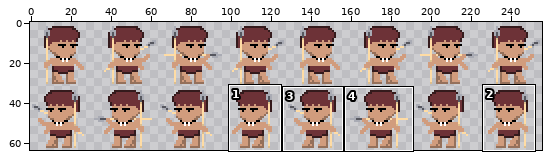
Two versions of one sprite sheet, bin/enemy/move.png. Above, an overview of the earlier version with the close-up marked.
Close-up. The starting point:
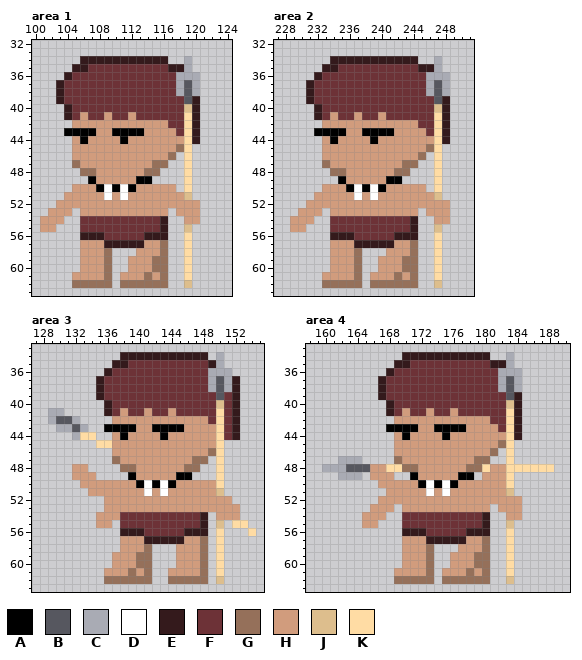
The file is 256x64 pixels. Shown: area 1: x 100..124, y 32..63; area 2: x 227..251, y 32..63; area 3: x 127..155, y 33..63; area 4: x 158..190, y 33..63. The commit also changed other parts of the picture, which this record leaves out.
Palette (. is transparent): A #000000  B #56575f  C #a9abb4  D #ffffff  E #341a1c  F #6d3237  G #95705a  H #d19c7d  J #ddbe8d  K #ffdca4
Pixels before, area 1, first column x 101:
34 .....EEEEEEEEEEE..C.
35 ....EEFFFFFFFFFFEEC.
36 ...EFFFFFFFFFFFFFCCC
37 ..EFFFFFFFFFFFFFFCBC
38 ..EFFFFFFFFFFFFFFCBC
39 ..EFFFFFFFFFFFFFFFBE
40 ...EFFFFFFFFFFFFFFJE
41 ...EFHFFHFFHFFFFFFKE
42 ....HHHHHHHHHHHHFFKE
43 ...AAAAHHAAAAHHHHFKE
44 ....HAHHHHAHHHHHHHKE
45 ....HHHHHHHHHHHHHGK.
46 ....HHHHHHHHHHHHG.K.
47 ....GHHHHHHHHHGG..K.
48 .....GGHHHHHHGG...K.
49 ......AHHHHHAA....K.
50 ....HHHADADAHHHHH.K.
51 ...HHHHHDHDHHHHHHHJ.
52 ..HHHHHHHHHHHHHHHHHH
53 .HHH.HHHHHHHHHHH.HHH
54 HHH..FFFFFFFFFFE..HH
55 HH...FFFFFFFFFFE..J.
56 .....EEEFFFFFEEE..K.
57 .....HHHEEEEEHHG..K.
58 .....HHHG...HHHG..K.
59 .....HHHG..HHHGG..K.
60 .....HHHG..HHHGG..K.
61 ....HHHHG.HHHGHG..K.
62 ....GGGGG.GGGGGG..J.
Pixels before, area 2, first column x 229:
34 .....EEEEEEEEEEE..C.
35 ....EEFFFFFFFFFFEEC.
36 ...EFFFFFFFFFFFFFCCC
37 ..EFFFFFFFFFFFFFFCBC
38 ..EFFFFFFFFFFFFFFCBC
39 ..EFFFFFFFFFFFFFFFBE
40 ...EFFFFFFFFFFFFFFJE
41 ...EFHFFHFFHFFFFFFKE
42 ....HHHHHHHHHHHHFFKE
43 ...AAAAHHAAAAHHHHFKE
44 ....HAHHHHAHHHHHHHKE
45 ....HHHHHHHHHHHHHGK.
46 ....HHHHHHHHHHHHG.K.
47 ....GHHHHHHHHHGG..K.
48 .....GGHHHHHHGG...K.
49 ......AHHHHHAA....K.
50 ....HHHADADAHHHHH.K.
51 ...HHHHHDHDHHHHHHHJ.
52 ..HHHHHHHHHHHHHHHHHH
53 .HHH.HHHHHHHHHHH.HHH
54 HHH..FFFFFFFFFFE..HH
55 HH...FFFFFFFFFFE..J.
56 .....EEEFFFFFEEE..K.
57 .....HHHEEEEEHHG..K.
58 .....HHHG...HHHG..K.
59 .....HHHG..HHHGG..K.
60 .....HHHG..HHHGG..K.
61 ....HHHHG.HHHGHG..K.
62 ....GGGGG.GGGGGG..J.
Pixels before, area 3, first column x 129:
34 .........EEEEEEEEEEE.C....
35 ........EEFFFFFFFFFFEC....
36 .......EFFFFFFFFFFFFCCC...
37 ......EFFFFFFFFFFFFFCBCE..
38 ......EFFFFFFFFFFFFFCBCE..
39 ......EFFFFFFFFFFFFFFBFE..
40 .......EFFFFFFFFFFFFFJFE..
41 CC.....EFHFFHFFHFFFFFKFE..
42 CBBC....HHHHHHHHHHHHFKFE..
43 .CCBC..AAAAHHAAAAHHHHKFE..
44 ...CKK..HAHHHHAHHHHHHKFE..
45 ......KKHHHHHHHHHHHHHK....
46 ........HHHHHHHHHHHHGK....
47 ........GHHHHHHHHHGG.K....
48 ...HH....GGHHHHHHGG..K....
49 ...HHH....AHHHHHAA...K....
50 ....HHHHHHHADADAHHHHHK....
51 .....HHHHHHHDHDHHHHHHJ....
52 .......HHHHHHHHHHHHHHHH...
53 .......HHHHHHHHHHHHHHHHH..
54 ......HHHFFFFFFFFFFE.HHH..
55 ......HH.FFFFFFFFFFE.J.KK.
56 .........EEEFFFFFEEE.K...K
57 .........HHHEEEEEHHG.K....
58 .........HHHG...HHHG.K....
59 ........HHHGG...HHHG.K....
60 ........HHHGG...HHHG.K....
61 .......HHHGHG..HHHHG.K....
62 .......GGGGGG..GGGGG.J....
Pixels before, area 4, first column x 160:
34 ..........EEEEEEEEEEE..C.....
35 .........EEFFFFFFFFFFEEC.....
36 ........EFFFFFFFFFFFFFCCC....
37 .......EFFFFFFFFFFFFFFCBC....
38 .......EFFFFFFFFFFFFFFCBC....
39 .......EFFFFFFFFFFFFFFFBE....
40 ........EFFFFFFFFFFFFFFJE....
41 ........EFHFFHFFHFFFFFFKE....
42 .........HHHHHHHHHHHHFFKE....
43 ........AAAAHHAAAAHHHHFKE....
44 .........HAHHHHAHHHHHHHKE....
45 .........HHHHHHHHHHHHHGK.....
46 .........HHHHHHHHHHHHG.K.....
47 ..CCC....GHHHHHHHHHGG..K.....
48 CCCBBBHHKKGGHHHHHHGGKHHKKKKKK
49 ..CCC.HHH..AHHHHHAA.HHHK.....
50 .......HHHHHADADAHHHHHHK.....
51 ........HHHHHDHDHHHHHHHJ.....
52 .......HHHHHHHHHHHHHHHHHH....
53 ......HHH.HHHHHHHHHHH.HHH....
54 .....HHH..FFFFFFFFFFE..HH....
55 .....HH...FFFFFFFFFFE..J.....
56 ..........EEEFFFFFEEE..K.....
57 ..........HHHEEEEEHHG..K.....
58 ..........HHHG...HHHG..K.....
59 ..........HHHG..HHHGG..K.....
60 ..........HHHG..HHHGG..K.....
61 .........HHHHG.HHHGHG..K.....
62 .........GGGGG.GGGGGG..J.....
The result:
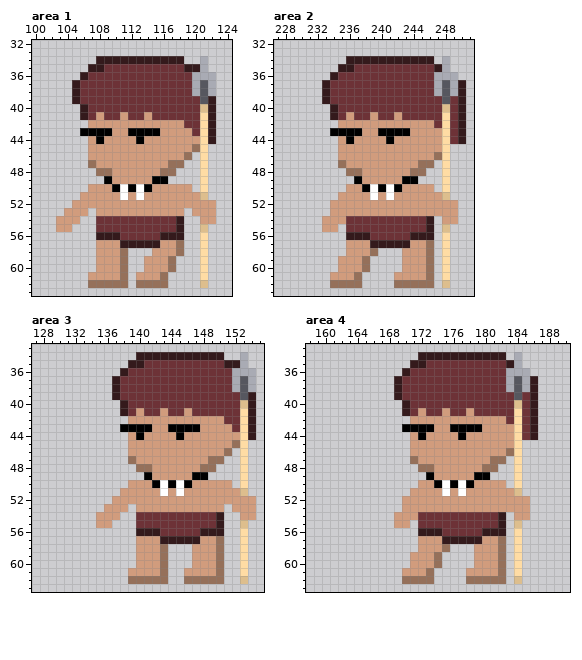
What changed:
Changed rows in their new state; - is an unchanged pixel.
Area 1:
first column x 101:
34 -----..---------EE.-C-
35 ----..EE--------FFEEC-
36 ---..E-----------FF-CC
37 --..E------------FF-BC
38 --..E------------FF-BC
39 --..E-------------FFBE
40 ---..E------------FFJE
41 ---..E-HF-HF-H----FFKE
42 ----..----------HHFFKE
43 ---..--AAHH--AA--HHFKE
44 ----..-A--H-A-----HHKE
45 ----..-----------HHGK-
46 ----..----------HHG-K-
47 ----..G-------HHGG.-K-
48 -----..GG----HHGG-.-K-
49 ------..A---HHAA--.-K-
50 ----..-HH---DA---HH-K-
51 ---..---H---D-----HHJ-
52 --..----------------HH
53 -..-H-.---------H-.-HH
54 ..-HH..--------FFE..HH
55 ..HH-..--------FFE.-J-
56 -----..-EE---FF-EE.-K-
57 -----..-HH---EEHHG.-K-
58 -----..-HHG-..-HHG.-K-
59 -----..-HHG..-HHG-.-K-
60 -----..-HHG..-HHG-.-K-
61 ----..--HHG.-H----.-K-
62 ----..---G-.------.-J-
Area 2:
first column x 229:
34 -----..---------EE.C--
35 ----..EE--------FFEC--
36 ---..E-----------F--C-
37 --..E------------FCBCE
38 --..E------------FCBCE
39 --..E-------------FBFE
40 ---..E------------FJFE
41 ---..E-HF-HF-H----FKFE
42 ----..----------HHFKFE
43 ---..--AAHH--AA--HHKFE
44 ----..-A--H-A-----HKFE
45 ----..-----------HHK--
46 ----..----------HHGK--
47 ----..G-------HHGG.K--
48 -----..GG----HHGG-.K--
49 ------..A---HHAA--.K--
50 ----...HH---DA---H.K--
51 ---...--H---D-----HJ--
52 --...---------------H-
53 -...------------H---H-
54 ...-HHH--------FFE.-H-
55 ..--HH.--------FFE.J--
56 -----..-EE---FF-EE.K--
57 -----..-HH---EEHHG.K--
58 -----..-HHG-..-HHG.K--
59 -----.--HG-...HHHG.K--
60 -----.--HG-...HHHG.K--
61 ----.-----...H-HHG.K--
62 ----.-----...---GG.J--
Area 3:
first column x 129:
34 ---------..---------EE--C-
35 --------..EE--------FFEEC-
36 -------..E----------FFFCCC
37 ------..E-----------FFFCBC
38 ------..E-----------FFFCBC
39 ------..E------------F-FBE
40 -------..E-----------F-FJE
41 ..-----..E-HF-HF-H---F-FKE
42 ....----..----------HH-FKE
43 -....--..--AAHH--AA--HHFKE
44 ---...--..-A--H-A----HHHKE
45 ------....-----------HHGK-
46 --------..----------HHG-K-
47 --------..G-------HHGG--K-
48 ---..----..GG----HHGG.--K-
49 ---...----..A---HHAA-.--K-
50 ----......-HH---DA---HH-K-
51 -----....---H---D----HHHJ-
52 -------.---------------HHH
53 ----------.-----------.-HH
54 ---------..--------FFE..HH
55 ---------..--------FFE-.J-
56 ---------..-EE---FF-EE--K.
57 ---------..-HH---EEHHG--K-
58 ---------..-HHG-..-HHG--K-
59 --------...HHHG-..-HHG--K-
60 --------...HHHG-..-HHG--K-
61 -------...H-HHG..--HHG--K-
62 -------...---GG..---GG--J-
Area 4:
first column x 160:
34 ----------..---------EE.C----
35 ---------..EE--------FFEC----
36 --------..E-----------F--C---
37 -------..E------------FCBCE--
38 -------..E------------FCBCE--
39 -------..E-------------FBFE--
40 --------..E------------FJFE--
41 --------..E-HF-HF-H----FKFE--
42 ---------..----------HHFKFE--
43 --------..--AAHH--AA--HHKFE--
44 ---------..-A--H-A-----HKFE--
45 ---------..-----------HHK----
46 ---------..----------HHGK----
47 --...----..G-------HHGG.K----
48 ............GG----HHGG..-....
49 --...-...--..A---HHAA...K----
50 -------.....HH---DA----.K----
51 --------...--H---D-----HJ----
52 -------...---------------H---
53 ------...------------H---H---
54 -----...-HHH--------FFE.-H---
55 -----..--HH.--------FFE.J----
56 ----------..-EE---FF-EE.K----
57 ----------..-HH---EEHHG.K----
58 ----------..-HHG-..-HHG.K----
59 ----------.--HG-...HHHG.K----
60 ----------.--HG-...HHHG.K----
61 ---------.-----...H-HHG.K----
62 ---------.-----...---GG.J----
Boxes around the changes in both close-ups, in picture pixels (x1, y1, x2, y2):
changed: (40, 56, 216, 288)
changed: (290, 56, 466, 288)
changed: (48, 352, 256, 584)
changed: (322, 352, 554, 584)
